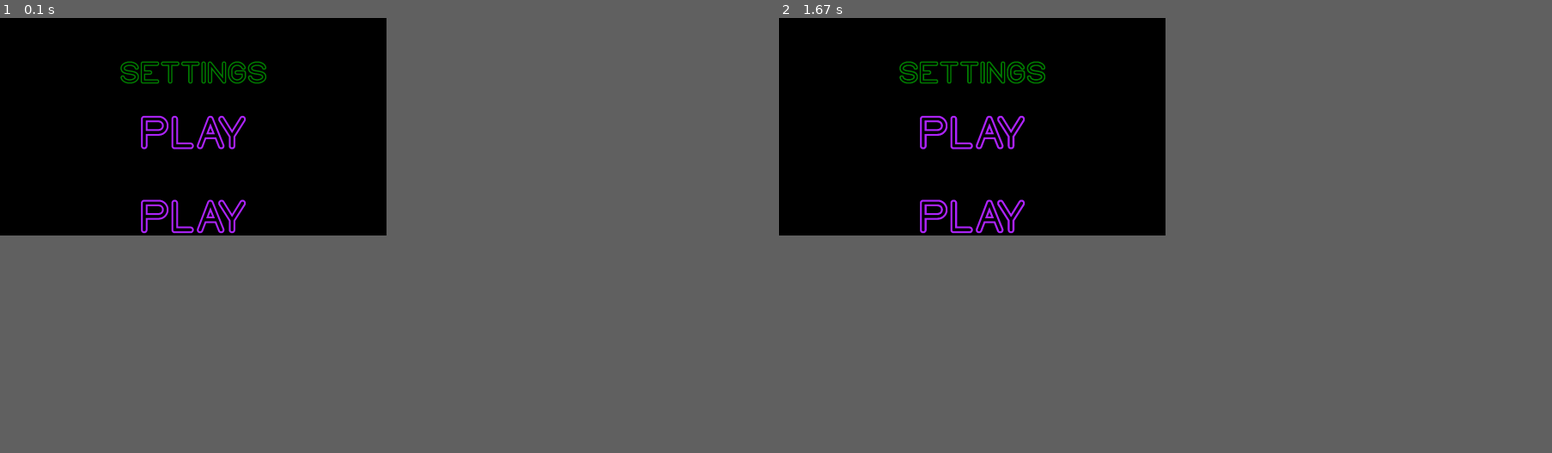
Above: before the commit, frames 1-2 (left to right).
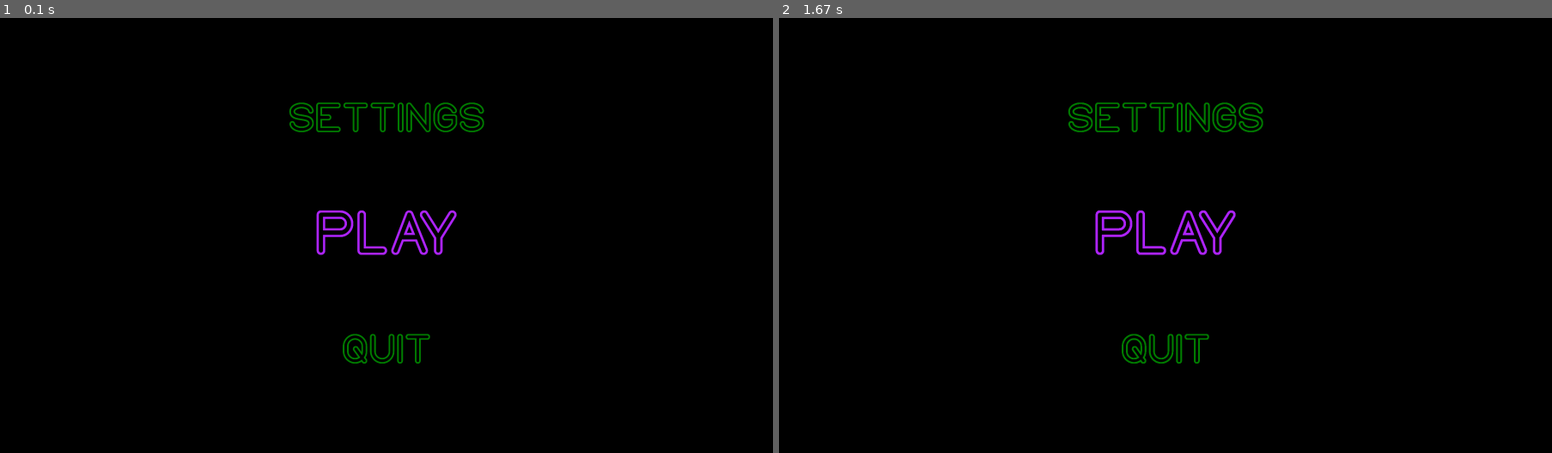
Above: after the commit, the same moments.

Repository: andrebtw/pygamegame
Game: pygame game, started from main.py
The game is run twice, just before and just after one commit, with the same random seed, the same clock (stepped at 60 frames per second) and the same inputs.
Inputs:
- Up to frame 1 (0.1 s): no input
- Up to frame 2 (1.67 s): no input
The window is 450x253 before the commit and 900x506 after it. Grey fills any space a smaller window leaves; there, only what the larger window draws over its background counts as a difference.

The runs differ from the first frame. In frame 1, 2.7% of the frame differs, in the area x 15-63%, y 9-80%; in frame 2, 2.8%.

Commit message:
fixed sizes

Diff:
--- a/files/data/data.txt
+++ b/files/data/data.txt
@@ -1,4 +1,4 @@
 FALSE
-1280
-720
+2560
+1440
 60
--- a/main.py
+++ b/main.py
@@ -27,7 +27,7 @@
 
 if "FALSE" in data[0]:
     fullscreen=False
-    screen = pygame.display.set_mode((width, height))
+    screen = pygame.display.set_mode((width, height), pygame.RESIZABLE)
 else :
     fullscreen=True
     screen = pygame.display.set_mode((width, height), pygame.FULLSCREEN)
--- a/menu.py
+++ b/menu.py
@@ -42,19 +42,27 @@
 running = True
 
 
-neon_font_play = pygame.font.Font("files/assets/fonts/NEON GLOW.otf", 150)
-neon_font_settings_exit = pygame.font.Font("files/assets/fonts/NEON GLOW.otf", 100)
 
-text_settings = neon_font_settings_exit.render("SETTINGS", True, (0,128,0))
-text_play = neon_font_play.render("PLAY", True, (176, 38, 255))
+
+
 
 
 def menu ():
+    ###DEFINING FONTS###
+    neon_font_play = pygame.font.Font("files/assets/fonts/NEON GLOW.otf", scale_x(150))
+    neon_font_settings_exit = pygame.font.Font("files/assets/fonts/NEON GLOW.otf", scale_y(100))
+
+
+    ###PLACING FONTS###
+    text_settings = neon_font_settings_exit.render("SETTINGS", True, (0,128,0))
+    text_play = neon_font_play.render("PLAY", True, (176, 38, 255))
+    text_exit = neon_font_settings_exit.render("QUIT", True, (0,128,0))
+
     surface = pygame.display.get_surface() #get the surface of the current active display
     #pygame.draw.rect(screen, (255, 0, 0), pygame.Rect(500*surface.get_width()/1920,500*surface.get_height()/1080,500*surface.get_width()/1920,500*surface.get_height()/1080))
     screen.blit(text_settings,(scale_x(960) - text_settings.get_width() // 2, scale_y(200)))
     screen.blit(text_play,(scale_x(960) - text_play.get_width() // 2, scale_y(462)))
-    screen.blit(text_play,(scale_x(960) - text_play.get_width() // 2, scale_y(880)))
+    screen.blit(text_exit,(scale_x(960) - text_exit.get_width() // 2, scale_y(774)))
 
 
 
